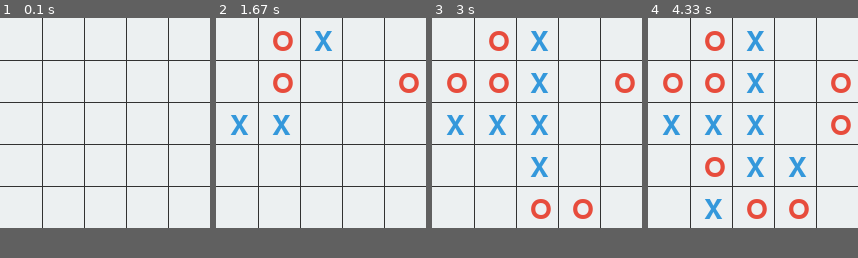
Above: before the commit, frames 1-4 (left to right).
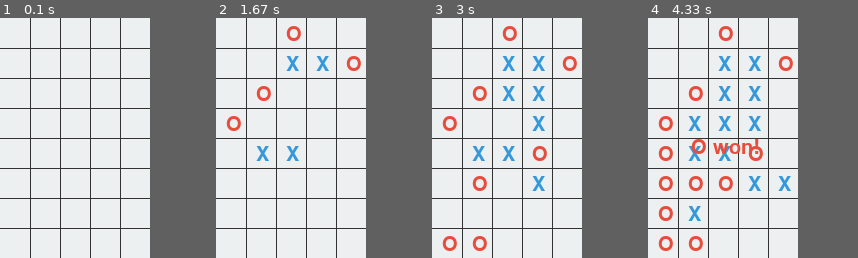
Above: after the commit, the same moments.

Repository: i0z0m/tic-tac-toe-pygame
Game: pygame game, started from src/tic_tac_toe_pygame/main.py
The game is run twice, just before and just after one commit, with the same random seed, the same clock (stepped at 60 frames per second) and the same inputs.
Inputs (mouse positions are in pixels of both pictures, inside the frame that each line leads up to):
- Up to frame 1 (0.1 s): no input
- Up to frame 2 (1.67 s): click (291, 138) at 0.38 s; click (255, 140) at 0.72 s; click (312, 54) at 1.05 s; click (293, 56) at 1.38 s
- Up to frame 3 (3 s): click (501, 97) at 1.72 s; click (545, 174) at 2.05 s; click (545, 116) at 2.38 s; click (537, 94) at 2.72 s
- Up to frame 4 (4.33 s): click (774, 186) at 3.05 s; click (729, 128) at 3.38 s; click (700, 207) at 3.72 s; click (690, 118) at 4.08 s
In our replay, the window is 210x210 before the commit and 150x240 after it. These sizes can differ from the game's own. Grey fills any space a smaller window leaves; there, only what the larger window draws over its background counts as a difference.

The runs differ from the first frame. In frame 1, 7.1% of the frame differs, in the area x 0-100%, y 0-100%; in frame 2, 11%; in frame 3, 15%; in frame 4, 19%.

Commit message:
Vary the size of the board according to the matrix

Diff:
--- a/src/tic_tac_toe_pygame/main.py
+++ b/src/tic_tac_toe_pygame/main.py
@@ -4,14 +4,13 @@
 import random
 import asyncio
 
-# Constants
-WIDTH = 210
-HEIGHT = 210
-ROWS = 5
+CELL_SIZE = 30  # Define a constant cell size
+ROWS = 8
 COLS = 5
+WIDTH = CELL_SIZE * COLS
+HEIGHT = CELL_SIZE * ROWS
+FONT_SIZE = min(WIDTH // COLS, HEIGHT // ROWS)
 K = min(ROWS, COLS)
-CELL_SIZE = WIDTH // COLS
-FONT_SIZE = WIDTH // 5
 BLACK = (50, 50, 50)
 RED = (231, 76, 60)
 BLUE = (52, 152, 219)
@@ -35,14 +34,16 @@
         winner = check_sequence([board[row][col] for row in range(ROWS)], k)
         if winner is not None:
             return winner
-    # Check main diagonal
-    winner = check_sequence([board[i][i] for i in range(ROWS)], k)
-    if winner is not None:
-        return winner
-    # Check secondary diagonal
-    winner = check_sequence([board[i][ROWS - i - 1] for i in range(ROWS)], k)
-    if winner is not None:
-        return winner
+    # Check diagonals only if the board is a square
+    if ROWS == COLS:
+        # Check main diagonal
+        winner = check_sequence([board[i][i] for i in range(ROWS)], k)
+        if winner is not None:
+            return winner
+        # Check secondary diagonal
+        winner = check_sequence([board[i][ROWS - i - 1] for i in range(ROWS)], k)
+        if winner is not None:
+            return winner
     # Check for draw
     if all(board[row][col] != ' ' for row in range(ROWS) for col in range(COLS)):
         return 'Draw'
